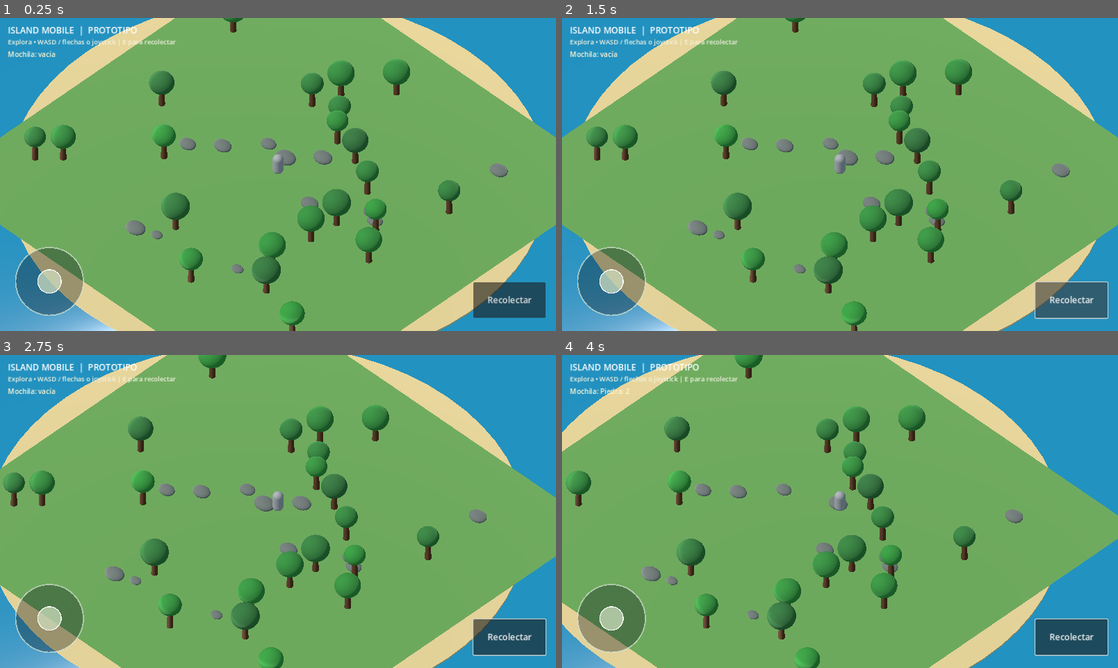
Above: before the commit, frames 1-4 (two rows, left to right).
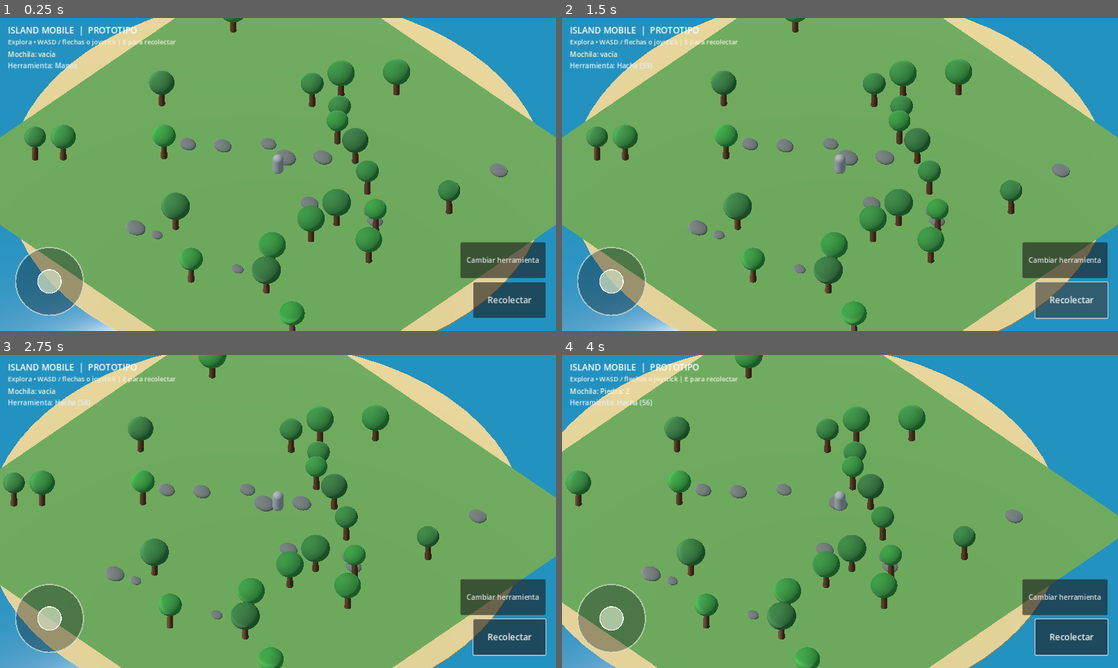
Above: after the commit, the same moments.

Repository: blackluis15-dev/Island-Mobile1
Game: Godot game, scene res://scenes/main.tscn
Same seed, same stepped clock (60 frames per second), same inputs: the game is played once before the commit and once after it.
Inputs (mouse positions are in pixels of both pictures, inside the frame that each line leads up to):
- Up to frame 1 (0.25 s): no input
- Up to frame 2 (1.5 s): click (1062, 259) at 0.5 s, where only the run after the commit has a clickable "Cambiar herramienta"; click "Recolectar" at 1.25 s
- Up to frame 3 (2.75 s): tap Enter at 2 s; drag from (50, 617) to (333, 442) at 2.02 s
- Up to frame 4 (4 s): drag from (728, 527) to (812, 574) at 2.77 s; tap Space at 3.5 s; move the mouse to (895, 442) at 3.52 s; hold D (move_right) from 3.53 s (still down); tap E (interact) at 3.6 s

The runs differ from the first frame. In frame 1, 1.9% of the frame differs, in the area x 1-99%, y 14-84%; in frame 2, 1.9%; in frame 3, 1.9%; in frame 4, 1.9%.

Commit message:
Add mobile tool switch button and equipped tool HUD

Diff:
--- a/scripts/island_world.gd
+++ b/scripts/island_world.gd
@@ -175,6 +175,14 @@
 	title.add_theme_font_size_override("font_size", 20)
 	title.add_theme_color_override("font_color", Color(1.0, 1.0, 1.0))
 	layer.add_child(title)
+
+	var tool_label := Label.new()
+	tool_label.name = "ToolLabel"
+	tool_label.text = "Herramienta: Manos"
+	tool_label.position = Vector2(18.0, 98.0)
+	tool_label.add_theme_font_size_override("font_size", 16)
+	tool_label.add_theme_color_override("font_color", Color(0.88, 0.94, 1.0))
+	layer.add_child(tool_label)
 
 	var inventory_label := Label.new()
 	inventory_label.name = "InventoryLabel"
@@ -219,3 +227,18 @@
 	harvest_button.add_theme_font_size_override("font_size", 20)
 	layer.add_child(harvest_button)
 	harvest_button.pressed.connect(get_node("Player").interact)
+
+	var tool_button := Button.new()
+	tool_button.name = "ToolButton"
+	tool_button.text = "Cambiar herramienta"
+	tool_button.anchor_left = 1.0
+	tool_button.anchor_top = 1.0
+	tool_button.anchor_right = 1.0
+	tool_button.anchor_bottom = 1.0
+	tool_button.offset_left = -220.0
+	tool_button.offset_top = -204.0
+	tool_button.offset_right = -24.0
+	tool_button.offset_bottom = -122.0
+	tool_button.add_theme_font_size_override("font_size", 16)
+	layer.add_child(tool_button)
+	tool_button.pressed.connect(get_node("Player").cycle_tool)
